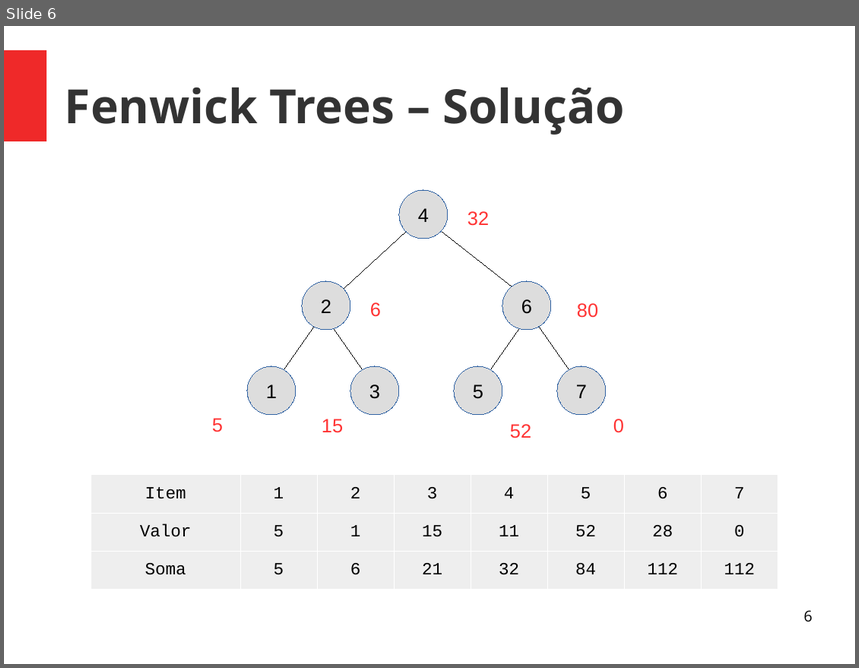
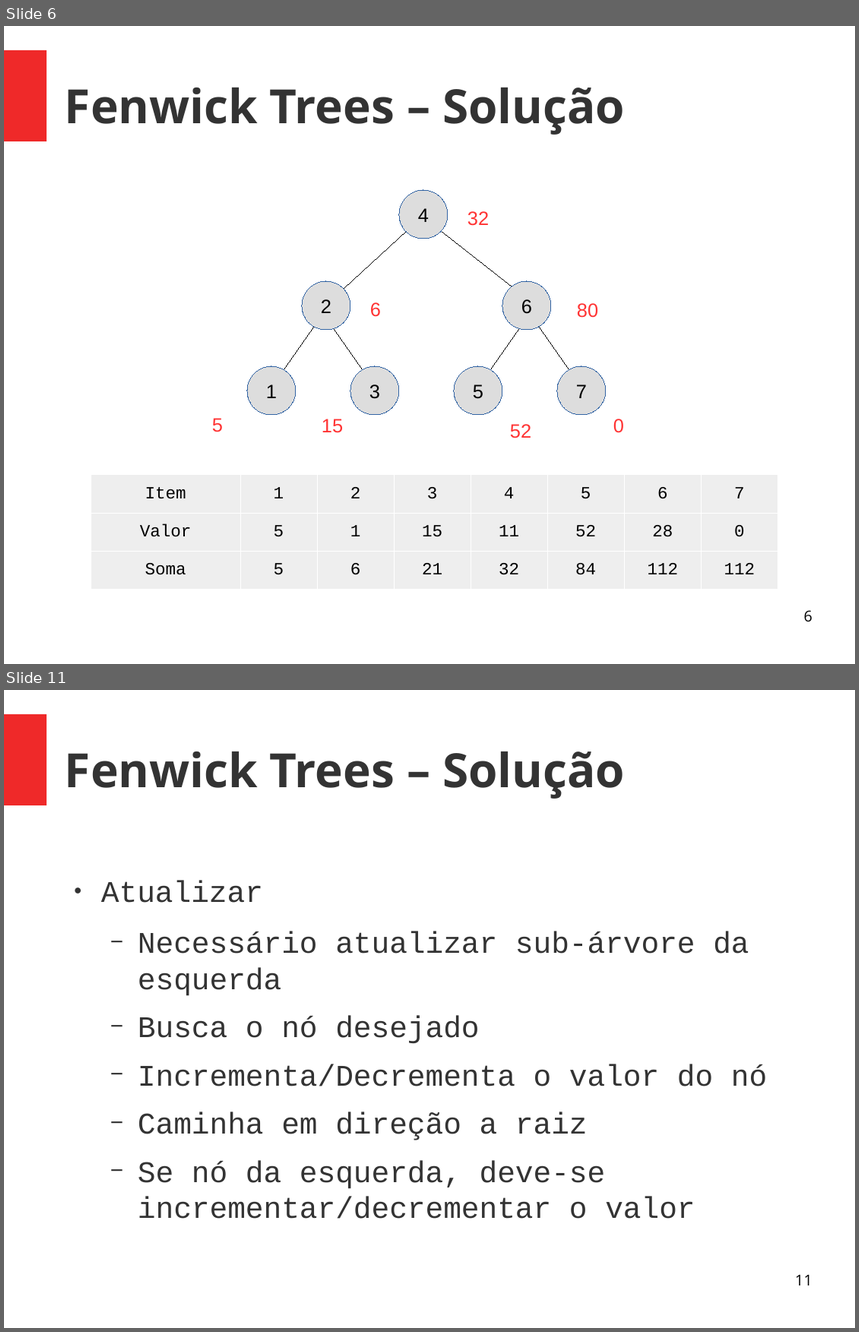
Before and after one commit to almirbraggio/aed, a slide deck: 03/Fenwick-Tree/fenwick-tree.odp. Shown one above the other, each under a label of ours: slide 6 before the commit, slides 6 and 11 after it; the slides between them are not shown. The pictures are 859x668 and 859x1332 pixels, drawn with LibreOffice and Linux fonts; fonts in the diff are those of the drawing. Boxes give left, top, right and bottom in pixels: in the first picture for what was removed or moved away, otherwise in the second. Text is boxed around its words. In the diff, an @@ line names an element or a change of style, - is before the commit and + after.

Commit message:
Fenwick presentation edit

```diff
--- a/03/Fenwick-Tree/fenwick-tree.odp
+++ b/03/Fenwick-Tree/fenwick-tree.odp
@@ slide 11 added at [4, 690, 855, 1328], background #FFFFFF; not listed: 1 template element that a slide beside it also shows @@
@@ title added at [65, 752, 625, 799], 44 pt, text #333333, bold @@
+Fenwick Trees – Solução
@@ text added at [101, 881, 767, 1219], 28 pt, text #333333 @@
+● Atualizar
+  − Necessário atualizar sub-árvore da esquerda
+  − Busca o nó desejado
+  − Incrementa/Decrementa o valor do nó
+  − Caminha em direção a raiz
+  − Se nó da esquerda, deve-se incrementar/decrementar o valor
@@ page number added at [795, 1275, 813, 1286], 14 pt, text #000000 @@
+11
```
Also in this commit, not shown: 13 other slides added, 1 other file.
